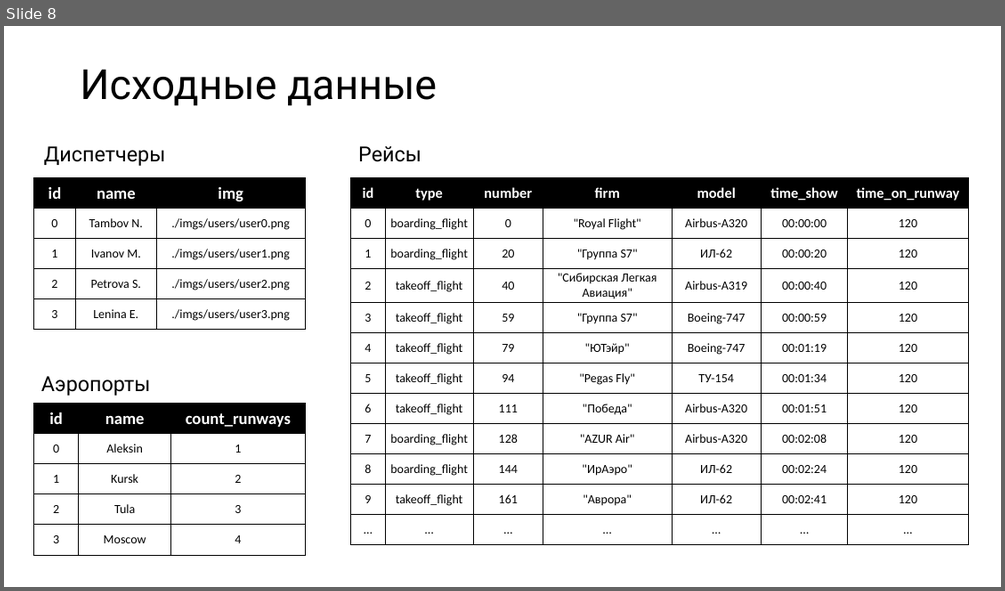
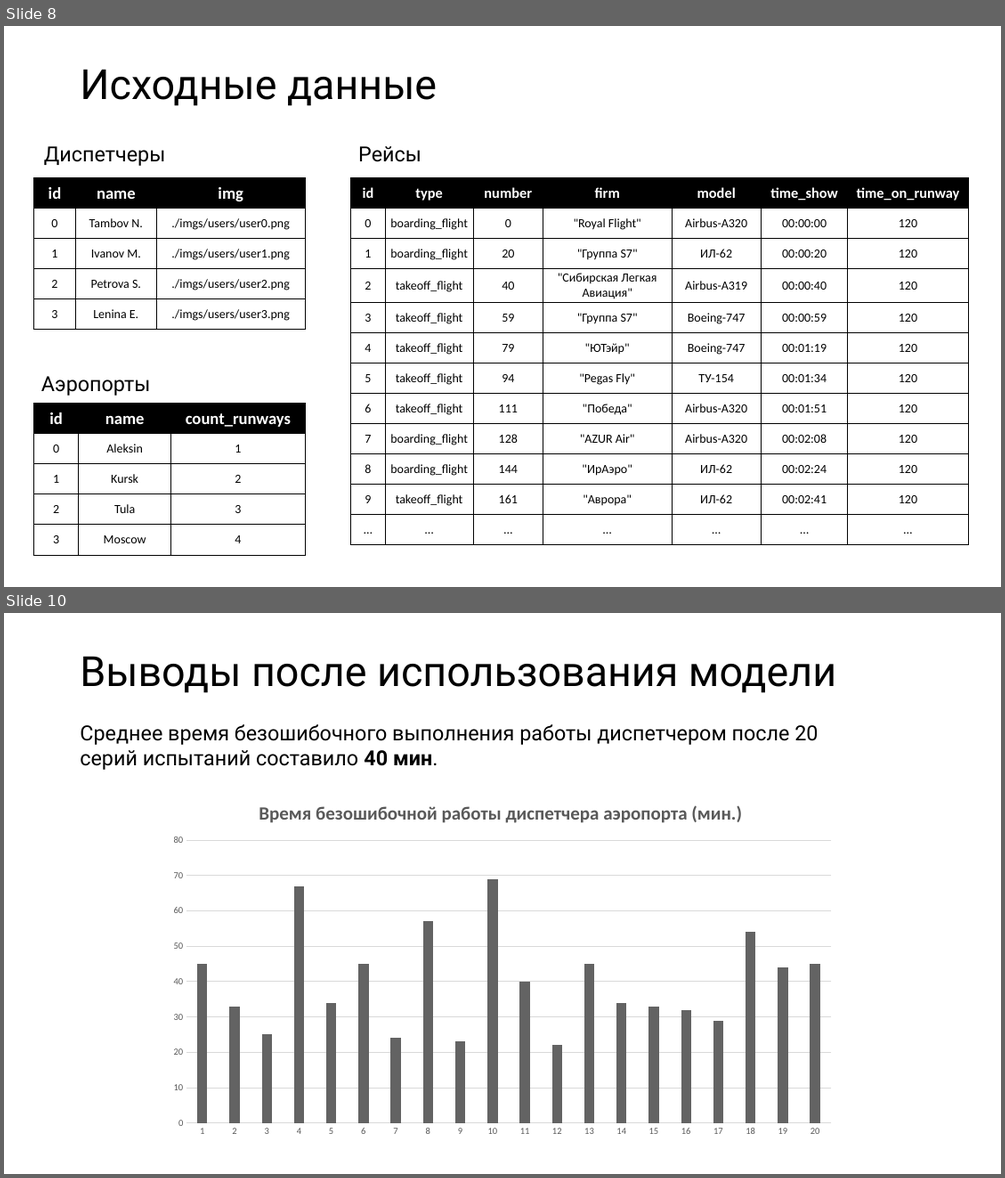
Before and after one commit to tambovnikita/Practice_MAI_6, a slide deck: Презентация/Презентация. Тамбов Никита М1О-309С-19.pptx. Shown one above the other, each under a label of ours: slide 8 before the commit, slides 8 and 10 after it; the slides between them are not shown. The pictures are 1005x591 and 1005x1178 pixels, drawn with LibreOffice and Linux fonts; fonts in the diff are those of the drawing. Boxes give left, top, right and bottom in pixels: in the first picture for what was removed or moved away, otherwise in the second. Text is boxed around its words. In the diff, an @@ line names an element or a change of style, - is before the commit and + after.

```diff
--- a/Презентация/Презентация. Тамбов Никита М1О-309С-19.pptx
+++ b/Презентация/Презентация. Тамбов Никита М1О-309С-19.pptx
@@ slide 10 added at <box>4,613,1001,1174</box>, background #FFFFFF @@
@@ title added at <box>80,656,836,693</box>, 40 pt, text #000000 @@
+Выводы после использования модели
@@ text added at <box>80,724,817,770</box>, 20 pt, text #000000 @@
+Среднее время безошибочного выполнения работы диспетчером после 20 серий испытаний составило 40 мин.
@@ column chart added at <box>161,787,845,1144</box> @@
+title "Время безошибочной работы диспетчера аэропорта (мин.) "
+categories: 1, 2, 3, 4, 5, 6, 7, 8, 9, 10, 11, 12, 13, 14, 15, 16, 17, 18, 19, 20
+Series 1: 45, 33, 25, 67, 34, 45, 24, 57, 23, 69, 40, 22, 45, 34, 33, 32, 29, 54, 44, 45
```
Also in this commit, not shown: 1 slide changed, 2 other slides added, 10 other files.
